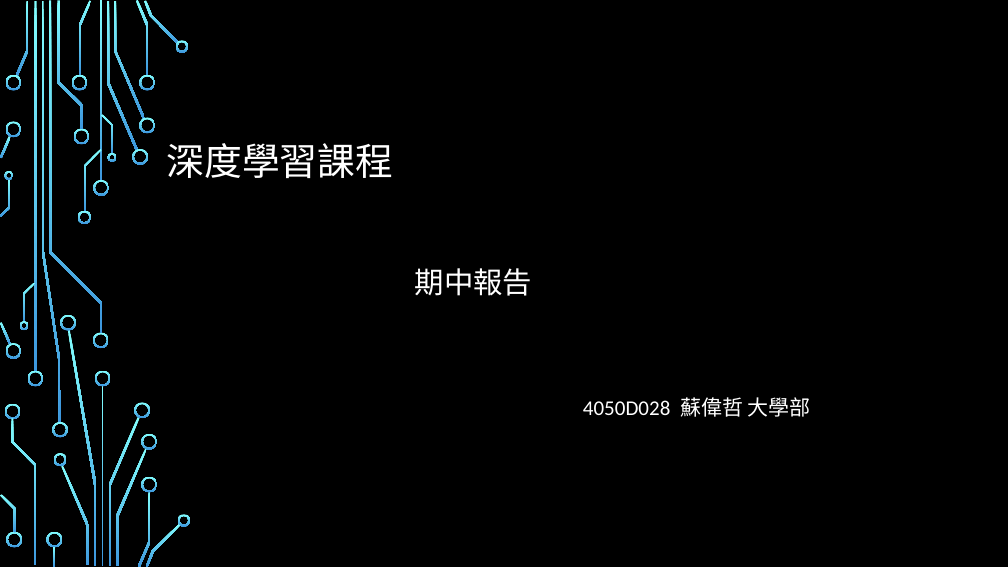
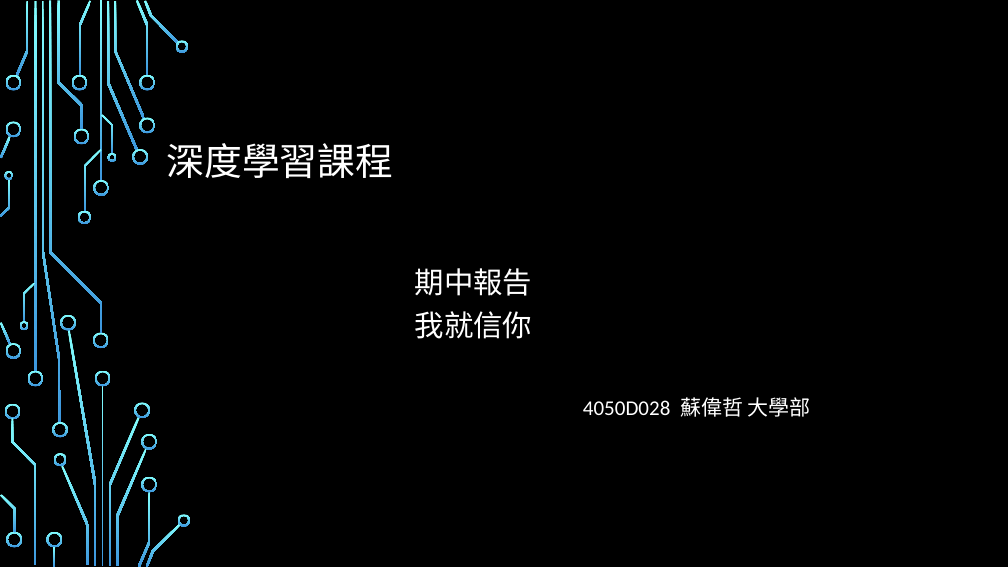
Before and after one commit to danigunawan/AI-108-2, a slide deck: slide 1 of 深度學習課程5-1(期中報告).pptx. Drawn at 1008x567 pixels with LibreOffice and Linux fonts; fonts in the diff are those of the drawing; background and template pictures are left out. Boxes give left, top, right and bottom in pixels: in the first picture for what was removed or moved away, otherwise in the second. Text is boxed around its words. In the diff, an @@ line names an element or a change of style, - is before the commit and + after.

```diff
--- a/深度學習課程5-1(期中報告).pptx
+++ b/深度學習課程5-1(期中報告).pptx
@@ subtitle at (x1=415, y1=268, x2=532, y2=339): text changed @@
-期中報告
+期中報告 我就信你
```
Also in this commit, not shown: 2 other slides changed, 4 slides added.
